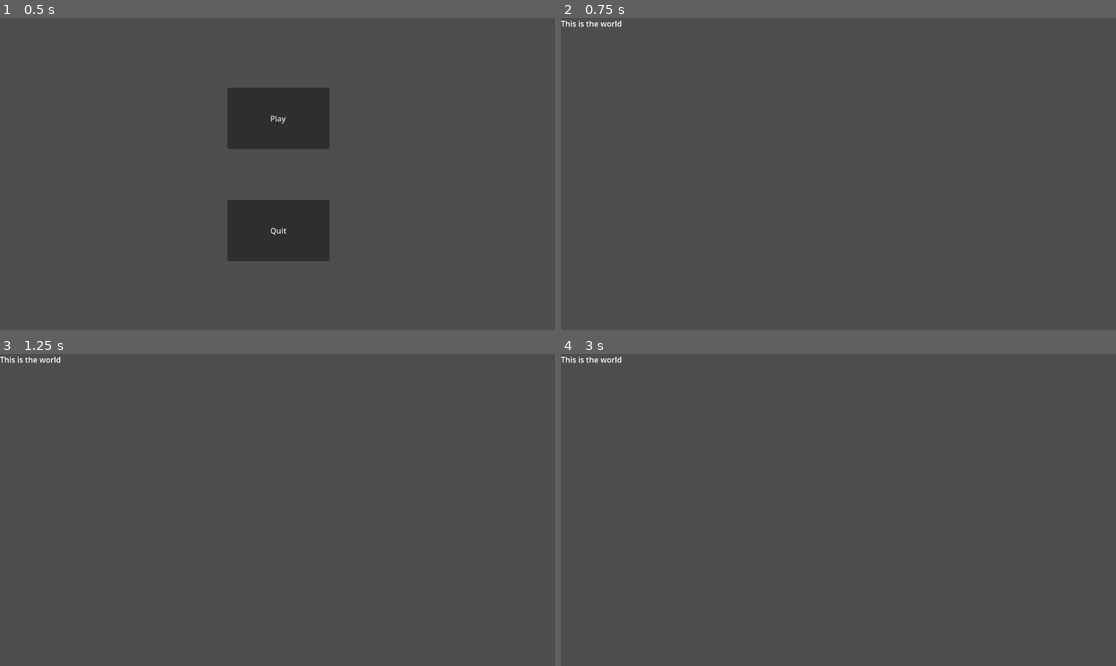
Above: before the commit, frames 1-4 (two rows, left to right).
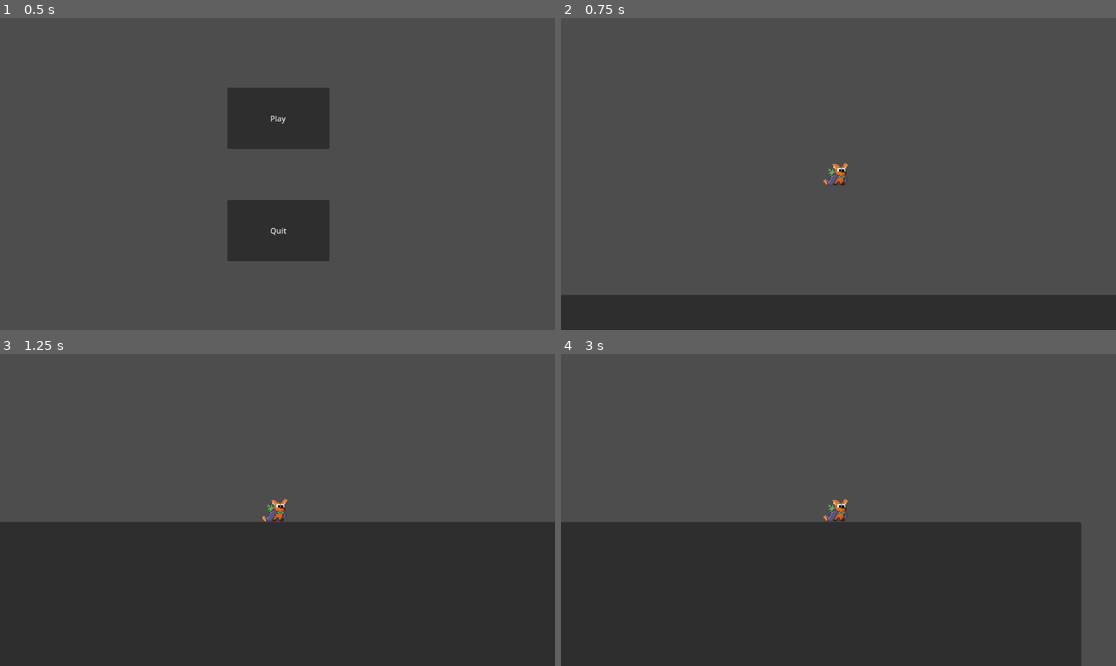
Above: after the commit, the same moments.

Repository: supereason333/platformerGame
Game: Godot game, scene res://main.tscn
Two runs of this game, one before a commit and one after it. Both use one fixed random seed, a clock stepped at 60 frames per second and the inputs below.
Inputs:
- Up to frame 1 (0.5 s): no input
- Up to frame 2 (0.75 s): click "Play" at 0.5 s
- Up to frame 3 (1.25 s): no input
- Up to frame 4 (3 s): tap Enter (ui_accept) at 1.25, 1.35, 1.52, 1.82, 2.1, 2.27, 2.57, 2.85 s; hold Right (ui_right) 1.28-2.78 s; hold Left (ui_left) from 2.78 s (still down)

Frame 1 is identical in both runs. In frame 2, 11% of the frame differs, in the area x 0-100%, y 0-100%; in frame 3, 46%; in frame 4, 43%.

Commit message:
run animation and animation player

Diff:
--- /dev/null
+++ b/player/player.gd
@@ -0,0 +1,28 @@
+extends CharacterBody2D
+
+
+const SPEED = 300.0
+const JUMP_VELOCITY = -400.0
+
+# Get the gravity from the project settings to be synced with RigidBody nodes.
+var gravity = ProjectSettings.get_setting("physics/2d/default_gravity")
+@onready var anim = get_node("AnimatedSprite2D")
+
+func _physics_process(delta):
+	# Add the gravity.
+	if not is_on_floor():
+		velocity.y += gravity * delta
+
+	# Handle Jump.
+	if Input.is_action_just_pressed("ui_accept") and is_on_floor():
+		velocity.y = JUMP_VELOCITY
+
+	# Get the input direction and handle the movement/deceleration.
+	# As good practice, you should replace UI actions with custom gameplay actions.
+	var direction = Input.get_axis("ui_left", "ui_right")
+	if direction:
+		velocity.x = direction * SPEED
+	else:
+		velocity.x = move_toward(velocity.x, 0, SPEED)
+
+	move_and_slide()
--- a/player/player.tscn
+++ b/player/player.tscn
@@ -1,30 +1,178 @@
-[gd_scene load_steps=3 format=3 uid="uid://f242ba2se88o"]
+[gd_scene load_steps=18 format=3 uid="uid://f242ba2se88o"]
+
+[ext_resource type="Script" path="res://player/player.gd" id="1_wa1fd"]
+[ext_resource type="Texture2D" uid="uid://bs2pvra2tyk1f" path="res://sprites/charc/main/idle/idle1.png" id="2_t8pvq"]
+[ext_resource type="Texture2D" uid="uid://dwbmcsp66gaa3" path="res://sprites/charc/main/idle/idle2.png" id="3_somwq"]
+[ext_resource type="Texture2D" uid="uid://bs87biivv6hty" path="res://sprites/charc/main/idle/idle3.png" id="4_oovf6"]
+[ext_resource type="Texture2D" uid="uid://bqnns8cjiq1w" path="res://sprites/charc/main/idle/idle4.png" id="5_a8blq"]
+[ext_resource type="Texture2D" uid="uid://drhnleh7cn8x" path="res://sprites/charc/main/run/run1.png" id="6_kk77i"]
+[ext_resource type="Texture2D" uid="uid://exehs5tu346a" path="res://sprites/charc/main/run/run2.png" id="7_f57j5"]
+[ext_resource type="Texture2D" uid="uid://c4qycp5sohn1p" path="res://sprites/charc/main/run/run3.png" id="8_ac5pf"]
+[ext_resource type="Texture2D" uid="uid://cviohnryry181" path="res://sprites/charc/main/run/run4.png" id="9_ok7uq"]
+[ext_resource type="Texture2D" uid="uid://d1d04ylawgr17" path="res://sprites/charc/main/run/run5.png" id="10_doo33"]
+[ext_resource type="Texture2D" uid="uid://c7fd227gwtqpg" path="res://sprites/charc/main/run/run6.png" id="11_wpiqs"]
 
 [sub_resource type="CapsuleShape2D" id="CapsuleShape2D_qb1su"]
 
 [sub_resource type="SpriteFrames" id="SpriteFrames_1nvv8"]
 animations = [{
-"frames": [],
+"frames": [{
+"duration": 1.0,
+"texture": ExtResource("2_t8pvq")
+}, {
+"duration": 1.0,
+"texture": ExtResource("3_somwq")
+}, {
+"duration": 1.0,
+"texture": ExtResource("4_oovf6")
+}, {
+"duration": 1.0,
+"texture": ExtResource("5_a8blq")
+}],
 "loop": true,
 "name": &"Idle",
-"speed": 5.0
+"speed": 2.0
 }, {
 "frames": [],
 "loop": true,
 "name": &"Jump",
 "speed": 5.0
 }, {
-"frames": [],
+"frames": [{
+"duration": 1.0,
+"texture": ExtResource("6_kk77i")
+}, {
+"duration": 1.0,
+"texture": ExtResource("7_f57j5")
+}, {
+"duration": 1.0,
+"texture": ExtResource("8_ac5pf")
+}, {
+"duration": 1.0,
+"texture": ExtResource("9_ok7uq")
+}, {
+"duration": 1.0,
+"texture": ExtResource("10_doo33")
+}, {
+"duration": 1.0,
+"texture": ExtResource("11_wpiqs")
+}],
 "loop": true,
 "name": &"Run",
-"speed": 5.0
+"speed": 7.0
 }]
 
+[sub_resource type="Animation" id="Animation_1bryn"]
+resource_name = "Idle"
+length = 0.8
+loop_mode = 1
+tracks/0/type = "value"
+tracks/0/imported = false
+tracks/0/enabled = true
+tracks/0/path = NodePath("../AnimatedSprite2D:animation")
+tracks/0/interp = 1
+tracks/0/loop_wrap = true
+tracks/0/keys = {
+"times": PackedFloat32Array(0.1),
+"transitions": PackedFloat32Array(1),
+"update": 1,
+"values": [&"Idle"]
+}
+tracks/1/type = "value"
+tracks/1/imported = false
+tracks/1/enabled = true
+tracks/1/path = NodePath("../AnimatedSprite2D:frame")
+tracks/1/interp = 1
+tracks/1/loop_wrap = true
+tracks/1/keys = {
+"times": PackedFloat32Array(0, 0.2, 0.4, 0.6),
+"transitions": PackedFloat32Array(1, 1, 1, 1),
+"update": 1,
+"values": [0, 1, 2, 3]
+}
+
+[sub_resource type="Animation" id="Animation_p1ovx"]
+resource_name = "Run"
+length = 0.9
+loop_mode = 1
+step = 0.15
+tracks/0/type = "value"
+tracks/0/imported = false
+tracks/0/enabled = true
+tracks/0/path = NodePath("../AnimatedSprite2D:animation")
+tracks/0/interp = 1
+tracks/0/loop_wrap = true
+tracks/0/keys = {
+"times": PackedFloat32Array(0),
+"transitions": PackedFloat32Array(1),
+"update": 1,
+"values": [&"Run"]
+}
+tracks/1/type = "value"
+tracks/1/imported = false
+tracks/1/enabled = true
+tracks/1/path = NodePath("../AnimatedSprite2D:frame")
+tracks/1/interp = 1
+tracks/1/loop_wrap = true
+tracks/1/keys = {
+"times": PackedFloat32Array(0, 0.15, 0.3, 0.45, 0.6, 0.75),
+"transitions": PackedFloat32Array(1, 1, 1, 1, 1, 1),
+"update": 1,
+"values": [0, 1, 2, 3, 4, 5]
+}
+
+[sub_resource type="Animation" id="Animation_m1xkw"]
+length = 0.001
+tracks/0/type = "value"
+tracks/0/imported = false
+tracks/0/enabled = true
+tracks/0/path = NodePath("../AnimatedSprite2D:frame")
+tracks/0/interp = 1
+tracks/0/loop_wrap = true
+tracks/0/keys = {
+"times": PackedFloat32Array(0),
+"transitions": PackedFloat32Array(1),
+"update": 1,
+"values": [0]
+}
+tracks/1/type = "value"
+tracks/1/imported = false
+tracks/1/enabled = true
+tracks/1/path = NodePath("../AnimatedSprite2D:animation")
+tracks/1/interp = 1
+tracks/1/loop_wrap = true
+tracks/1/keys = {
+"times": PackedFloat32Array(0),
+"transitions": PackedFloat32Array(1),
+"update": 1,
+"values": [&"Run"]
+}
+
+[sub_resource type="AnimationLibrary" id="AnimationLibrary_nw2xw"]
+_data = {
+"Idle": SubResource("Animation_1bryn"),
+"RESET": SubResource("Animation_m1xkw"),
+"Run": SubResource("Animation_p1ovx")
+}
+
 [node name="player" type="CharacterBody2D"]
+script = ExtResource("1_wa1fd")
 
 [node name="CollisionShape2D" type="CollisionShape2D" parent="."]
 shape = SubResource("CapsuleShape2D_qb1su")
 
-[node name="AnimatedSprite2D" type="AnimatedSprite2D" parent="CollisionShape2D"]
+[node name="AnimatedSprite2D" type="AnimatedSprite2D" parent="."]
+position = Vector2(-1, 1)
+scale = Vector2(1.4, 1.4)
 sprite_frames = SubResource("SpriteFrames_1nvv8")
-animation = &"Jump"
+animation = &"Run"
+
+[node name="Camera2D" type="Camera2D" parent="."]
+zoom = Vector2(1.6, 1.6)
+
+[node name="AnimationPlayer" type="AnimationPlayer" parent="."]
+root_node = NodePath("../Camera2D")
+autoplay = "Idle"
+libraries = {
+"": SubResource("AnimationLibrary_nw2xw")
+}
--- a/project.godot
+++ b/project.godot
@@ -12,8 +12,12 @@
 
 config/name="Platformer Game"
 run/main_scene="res://main.tscn"
-config/features=PackedStringArray("4.1", "Mobile")
+config/features=PackedStringArray("4.1", "C#", "Mobile")
 config/icon="res://icon.svg"
+
+[dotnet]
+
+project/assembly_name="Platformer Game"
 
 [rendering]
 
--- a/world.tscn
+++ b/world.tscn
@@ -1,4 +1,12 @@
-[gd_scene format=3 uid="uid://q5tl3cc4a8d3"]
+[gd_scene load_steps=4 format=3 uid="uid://q5tl3cc4a8d3"]
+
+[ext_resource type="PackedScene" uid="uid://f242ba2se88o" path="res://player/player.tscn" id="1_dpim7"]
+
+[sub_resource type="RectangleShape2D" id="RectangleShape2D_blum0"]
+size = Vector2(1176, 147.5)
+
+[sub_resource type="RectangleShape2D" id="RectangleShape2D_avuqx"]
+size = Vector2(108, 492.25)
 
 [node name="World" type="Node2D"]
 
@@ -6,3 +14,26 @@
 offset_right = 40.0
 offset_bottom = 23.0
 text = "This is the world"
+
+[node name="StaticBody2D" type="StaticBody2D" parent="."]
+
+[node name="Floor1" type="CollisionShape2D" parent="StaticBody2D"]
+position = Vector2(583, 592.25)
+shape = SubResource("RectangleShape2D_blum0")
+
+[node name="Wall1" type="CollisionShape2D" parent="StaticBody2D"]
+position = Vector2(-54, 303)
+shape = SubResource("RectangleShape2D_avuqx")
+
+[node name="Wall2" type="CollisionShape2D" parent="StaticBody2D"]
+position = Vector2(1204, 294)
+shape = SubResource("RectangleShape2D_avuqx")
+
+[node name="Panel" type="Panel" parent="."]
+offset_left = -20.0
+offset_top = 519.0
+offset_right = 1200.0
+offset_bottom = 795.0
+
+[node name="player" parent="." instance=ExtResource("1_dpim7")]
+position = Vector2(495, 347)
Binary file added: charc design/base.png
Not shown, added: charc design/base.png.import
Binary file added: charc design/char.png
Not shown, added: charc design/char.png.import
Not shown, added: charc design/char.txt
Binary file added: charc design/test idle animation1.gif
Binary file added: sprites/charc/main/idle/idle1.png
Not shown, added: sprites/charc/main/idle/idle1.png.import
Binary file added: sprites/charc/main/idle/idle2.png
Not shown, added: sprites/charc/main/idle/idle2.png.import
Binary file added: sprites/charc/main/idle/idle3.png
Not shown, added: sprites/charc/main/idle/idle3.png.import
(and 22 more such lines)
